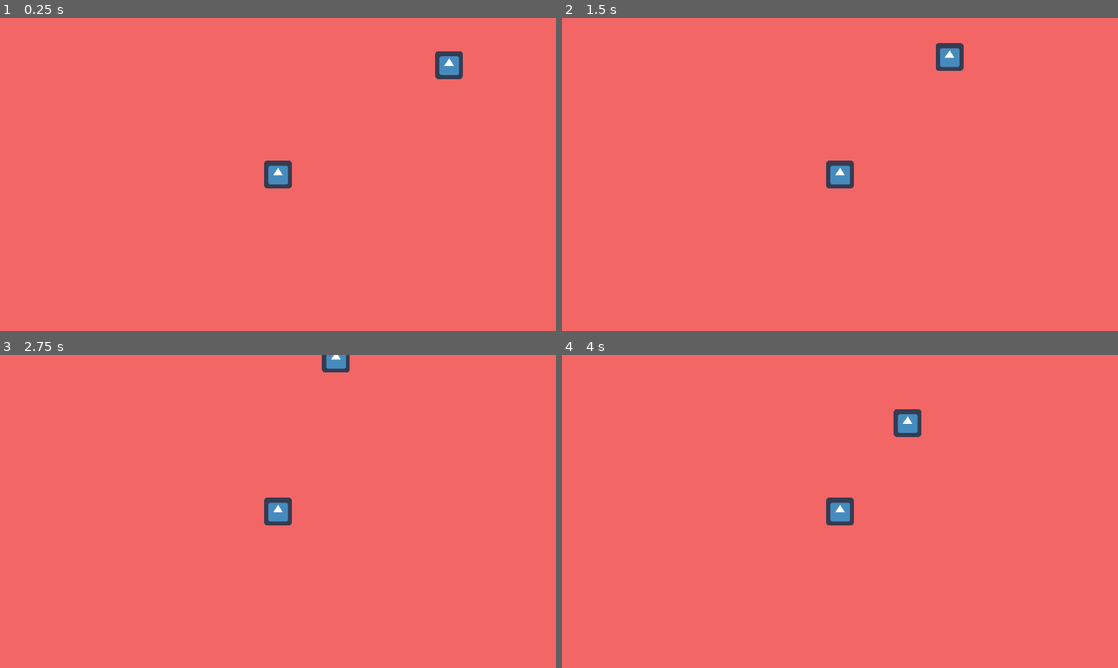
Above: before the commit, frames 1-4 (two rows, left to right).
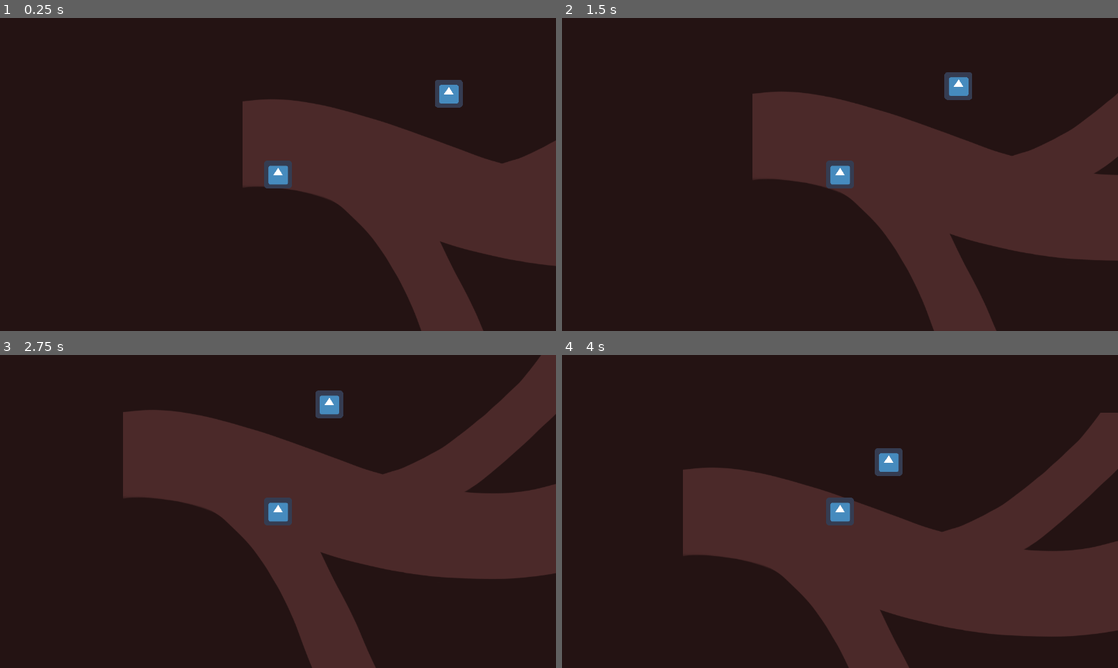
Above: after the commit, the same moments.

Repository: Greaby/orbital-game-jam-2
Game: Godot game, scene res://Main.tscn
Two runs of this game, one before a commit and one after it. Both use one fixed random seed, a clock stepped at 60 frames per second and the inputs below. The engine's default icon, where the game draws it, is replaced by a stand-in: a white triangle on a blue panel in a dark square.
Inputs:
- Up to frame 1 (0.25 s): no input
- Up to frame 2 (1.5 s): hold Right (right) 0.53-1.28 s; hold Down (down) from 1.28 s (still down)
- Up to frame 3 (2.75 s): release Down (down) at 2.03 s; hold Right (right) from 2.03 s (still down)
- Up to frame 4 (4 s): release Right (right) at 2.78 s; hold W (up) 2.78-3.53 s; hold Left (left) from 3.53 s (still down)

The runs differ from the first frame. In frame 1, 100% of the frame differs, in the area x 0-100%, y 0-100%; in frame 2, 100%; in frame 3, 100%; in frame 4, 100%.

Commit message:
spawn globules

Diff:
--- a/Main.tscn
+++ b/Main.tscn
@@ -1,18 +1,18 @@
 [gd_scene load_steps=4 format=2]
 
 [ext_resource path="res://Main.gd" type="Script" id=1]
-[ext_resource path="res://player/Player.tscn" type="PackedScene" id=2]
-[ext_resource path="res://levels/Tile.tscn" type="PackedScene" id=3]
+[ext_resource path="res://levels/Tile.tscn" type="PackedScene" id=2]
+[ext_resource path="res://player/Player.tscn" type="PackedScene" id=3]
 
 [node name="Main" type="Node2D"]
 script = ExtResource( 1 )
 
-[node name="Player" parent="." instance=ExtResource( 2 )]
+[node name="Tiles" type="Node2D" parent="."]
+
+[node name="Tile" parent="Tiles" instance=ExtResource( 2 )]
+
+[node name="Player" parent="." instance=ExtResource( 3 )]
 position = Vector2( 80.9718, 370.985 )
 
 [node name="Camera2D" type="Camera2D" parent="Player"]
 current = true
-
-[node name="Tiles" type="Node2D" parent="."]
-
-[node name="Tile" parent="Tiles" instance=ExtResource( 3 )]
--- /dev/null
+++ b/globule/Gobule.tscn
@@ -0,0 +1,11 @@
+[gd_scene load_steps=2 format=2]
+
+[sub_resource type="CircleShape2D" id=1]
+radius = 18.3961
+
+[node name="Gobule" type="RigidBody2D"]
+collision_layer = 2
+collision_mask = 7
+
+[node name="CollisionShape2D" type="CollisionShape2D" parent="."]
+shape = SubResource( 1 )
--- a/levels/Tile.gd
+++ b/levels/Tile.gd
@@ -1,11 +1,28 @@
 extends Node2D
 
 signal new_tile
+
+var globules = [
+    "res://globule/Gobule.tscn"
+];
 
 func _ready():
     for connector in $Connectors.get_children():
         connector.connect("screen_entered", self, "_on_screen_entered", [connector])
 
+    var timer = Timer.new()
+    timer.connect("timeout",self,"spawn_globule")
+    timer.wait_time = .5
+    add_child(timer) #to process
+    timer.start() #to start
+
+
 func _on_screen_entered(connector):
     emit_signal("new_tile", connector.global_position)
     connector.queue_free()
+
+func spawn_globule():
+    for spawner in $Spawners.get_children():
+        var globule = load(globules[randi() % globules.size()]).instance()
+        globule.position = spawner.global_position
+        get_parent().add_child(globule)
--- a/levels/Tile.tscn
+++ b/levels/Tile.tscn
@@ -1,51 +1,98 @@
 [gd_scene load_steps=4 format=2]
 
 [ext_resource path="res://levels/Tile.gd" type="Script" id=1]
-[ext_resource path="res://icon.png" type="Texture" id=2]
-
-[sub_resource type="RectangleShape2D" id=1]
-extents = Vector2( 640, 120 )
+[ext_resource path="res://levels/assets/tile1.png" type="Texture" id=2]
+[ext_resource path="res://icon.png" type="Texture" id=3]
 
 [node name="Tile" type="Node2D"]
 script = ExtResource( 1 )
 
-[node name="StaticBody2D" type="StaticBody2D" parent="."]
-editor/display_folded = true
-position = Vector2( 640, 121.64 )
-__meta__ = {
-"_edit_group_": true
-}
+[node name="tile1" type="Sprite" parent="."]
+position = Vector2( 640.583, 365.197 )
+texture = ExtResource( 2 )
 
-[node name="CollisionShape2D" type="CollisionShape2D" parent="StaticBody2D"]
-shape = SubResource( 1 )
+[node name="icon" type="Sprite" parent="."]
+position = Vector2( 474.661, 119.147 )
+texture = ExtResource( 3 )
 
-[node name="StaticBody2D2" type="StaticBody2D" parent="."]
-editor/display_folded = true
-position = Vector2( 640, 621.64 )
-__meta__ = {
-"_edit_group_": true
-}
-
-[node name="CollisionShape2D" type="CollisionShape2D" parent="StaticBody2D2"]
-shape = SubResource( 1 )
+[node name="icon2" type="Sprite" parent="."]
+position = Vector2( 1046.27, 119.147 )
+texture = ExtResource( 3 )
 
 [node name="SpawnPosition" type="Position2D" parent="."]
-position = Vector2( 0, 361.64 )
-
-[node name="icon" type="Sprite" parent="SpawnPosition"]
-position = Vector2( 474.661, -242.493 )
-texture = ExtResource( 2 )
-
-[node name="icon2" type="Sprite" parent="SpawnPosition"]
-position = Vector2( 1046.27, -242.493 )
-texture = ExtResource( 2 )
+position = Vector2( 0, 230.502 )
 
 [node name="Connectors" type="Node2D" parent="."]
+editor/display_folded = true
 position = Vector2( 0, 1.64041 )
 
 [node name="VisibilityNotifier2D" type="VisibilityNotifier2D" parent="Connectors"]
-position = Vector2( 1280, 360 )
+position = Vector2( 1280, 303.524 )
 
 [node name="Position2D" type="Position2D" parent="Connectors/VisibilityNotifier2D"]
 visible = false
 position = Vector2( 0.0686035, 1.19513 )
+
+[node name="Walls" type="Node2D" parent="."]
+editor/display_folded = true
+position = Vector2( 640.583, 365.197 )
+
+[node name="StaticBody2D3" type="StaticBody2D" parent="Walls"]
+position = Vector2( -640.583, -365.197 )
+collision_layer = 4
+collision_mask = 3
+
+[node name="CollisionPolygon2D" type="CollisionPolygon2D" parent="Walls/StaticBody2D3"]
+polygon = PoolVector2Array( 2.7, 140.55, 52.1, 133.9, 100.55, 132.95, 171.8, 144.35, 294.35, 176.65, 593.6, 280.2, 680.05, 251.7, 750.35, 208, 850.1, 129.15, 912.8, 68.35, 941.3, 36.05, 963.15, 6.59998, 997.35, -73.2, 0, -70, 1.75, 31.3 )
+
+[node name="StaticBody2D4" type="StaticBody2D" parent="Walls"]
+editor/display_folded = true
+position = Vector2( -640.583, -365.197 )
+collision_layer = 4
+collision_mask = 3
+
+[node name="CollisionPolygon2D" type="CollisionPolygon2D" parent="Walls/StaticBody2D4"]
+polygon = PoolVector2Array( 790.31, 323.045, 877.786, 255.397, 978.092, 163.255, 1049.24, 82.7768, 1077.06, 40.745, 1097.2, 1.94763, 1279.59, 1.94763, 1280.18, 185.416, 1177.54, 233.236, 1094.73, 271.726, 992.088, 307.882, 903.445, 325.378 )
+
+[node name="StaticBody2D2" type="StaticBody2D" parent="Walls"]
+editor/display_folded = true
+position = Vector2( -640.583, -365.197 )
+collision_layer = 4
+collision_mask = 3
+
+[node name="CollisionPolygon2D" type="CollisionPolygon2D" parent="Walls/StaticBody2D2"]
+polygon = PoolVector2Array( 450.835, 460.574, 520.983, 587.508, 582.948, 724.9, 762.498, 723, 930.648, 721.1, 1089.3, 720.15, 1279.17, 718.799, 1279.83, 419.423, 1189.06, 460.574, 1123.92, 478.946, 1035.4, 503.999, 943.539, 515.69, 844.998, 524.041, 743.117, 520.701, 659.608, 512.35, 584.45, 498.989 )
+
+[node name="StaticBody2D" type="StaticBody2D" parent="Walls"]
+editor/display_folded = true
+position = Vector2( -640.583, -365.197 )
+collision_layer = 4
+collision_mask = 3
+
+[node name="CollisionPolygon2D" type="CollisionPolygon2D" parent="Walls/StaticBody2D"]
+polygon = PoolVector2Array( 442.04, 726.372, 365.656, 557.445, 294.101, 443.131, 211.999, 368.714, 134.363, 339.886, 50.5986, 334.042, 2.50961, 333.496, 0.0541382, 720.234 )
+
+[node name="Gates" type="Node2D" parent="."]
+editor/display_folded = true
+
+[node name="StaticBody2D" type="StaticBody2D" parent="Gates"]
+editor/display_folded = true
+collision_layer = 8
+
+[node name="CollisionPolygon2D" type="CollisionPolygon2D" parent="Gates/StaticBody2D"]
+polygon = PoolVector2Array( 580.2, 249.1, 594.45, 282.35, 792.05, 324.15, 853.8, 292.8, 640.05, 229.15 )
+
+[node name="StaticBody2D2" type="StaticBody2D" parent="Gates"]
+editor/display_folded = true
+collision_layer = 8
+
+[node name="CollisionPolygon2D" type="CollisionPolygon2D" parent="Gates/StaticBody2D2"]
+polygon = PoolVector2Array( 166.265, 399.391, 214.952, 372.184, 475.571, 468.126, 495.619, 535.429, 252.184, 481.014 )
+
+[node name="Spawners" type="Node2D" parent="."]
+
+[node name="Spawner2" type="Position2D" parent="Spawners"]
+position = Vector2( 498.929, 685.84 )
+
+[node name="Spawner1" type="Position2D" parent="Spawners"]
+position = Vector2( 1013.89, 24.6698 )
--- a/player/Player.gd
+++ b/player/Player.gd
@@ -9,10 +9,14 @@
     pass # Replace with function body.
 
 func _physics_process(delta):
-    input_direction.x = int(Input.is_action_pressed("right")) - int(Input.is_action_pressed("left"))
+    input_direction.x = int(Input.is_action_pressed("right"))
     input_direction.y = int(Input.is_action_pressed("down")) - int(Input.is_action_pressed("up"))
 
-    velocity.x = lerp(velocity.x, input_direction.normalized().x * speed, .1)
-    velocity.y = lerp(velocity.y, input_direction.normalized().y * speed, .1)
+    if input_direction:
+        velocity.x = lerp(velocity.x, input_direction.normalized().x * speed, .1)
+        velocity.y = lerp(velocity.y, input_direction.normalized().y * speed, .1)
+    else:
+        velocity.x = lerp(velocity.x, -200, .01)
+        velocity.y = lerp(velocity.y, 0, .01)
 
     move_and_slide(velocity)
--- a/player/Player.tscn
+++ b/player/Player.tscn
@@ -8,6 +8,7 @@
 
 [node name="Player" type="KinematicBody2D"]
 position = Vector2( 0, -1 )
+collision_mask = 15
 script = ExtResource( 1 )
 
 [node name="Sprite" type="Sprite" parent="."]
--- a/project.godot
+++ b/project.godot
@@ -57,7 +57,18 @@
  ]
 }
 
+[layer_names]
+
+2d_physics/layer_1="Player"
+2d_physics/layer_2="Globule"
+2d_physics/layer_3="Wall"
+2d_physics/layer_4="Gate"
+
+[physics]
+
+2d/default_gravity_vector=Vector2( -1, 0 )
+
 [rendering]
 
-environment/default_clear_color=Color( 0.952941, 0.403922, 0.403922, 1 )
+environment/default_clear_color=Color( 0.145098, 0.0784314, 0.0784314, 1 )
 environment/default_environment="res://default_env.tres"
Renamed: BF0DA1A6-5B20-4853-9E7C-93BD4AC11400.png -> levels/assets/tile1.png
Not shown, added: levels/assets/tile1.png.import
